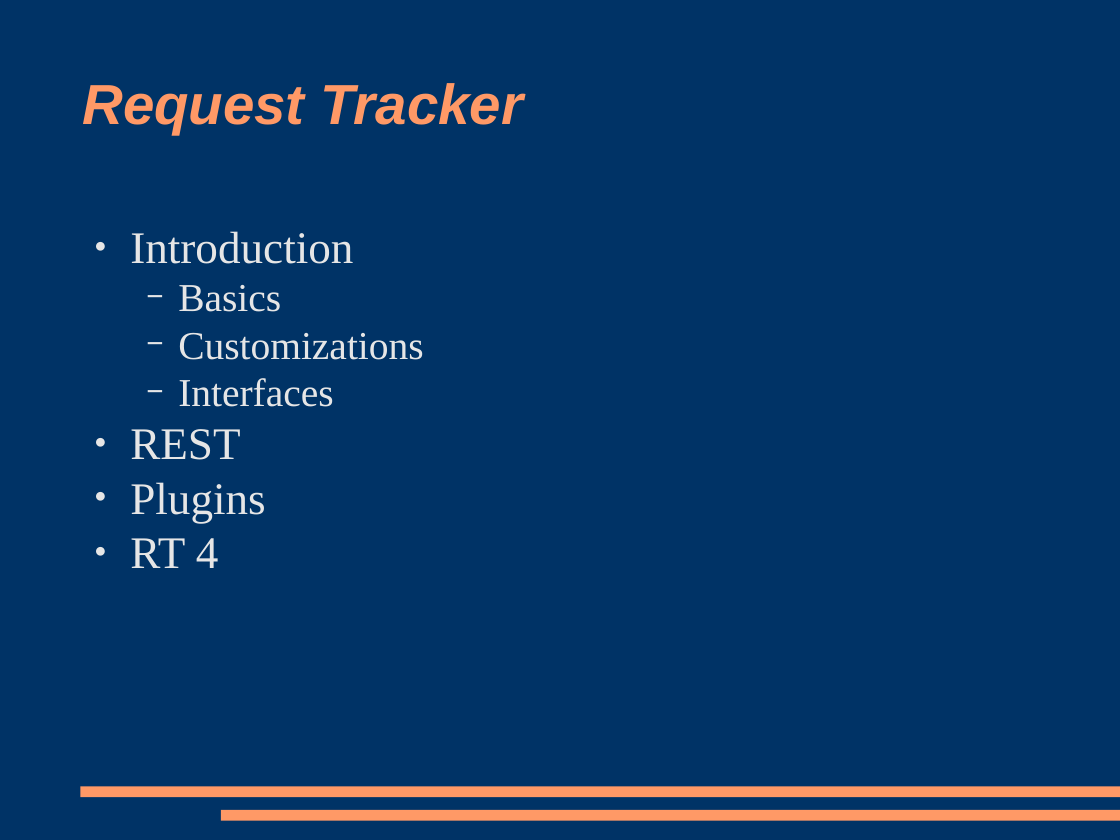
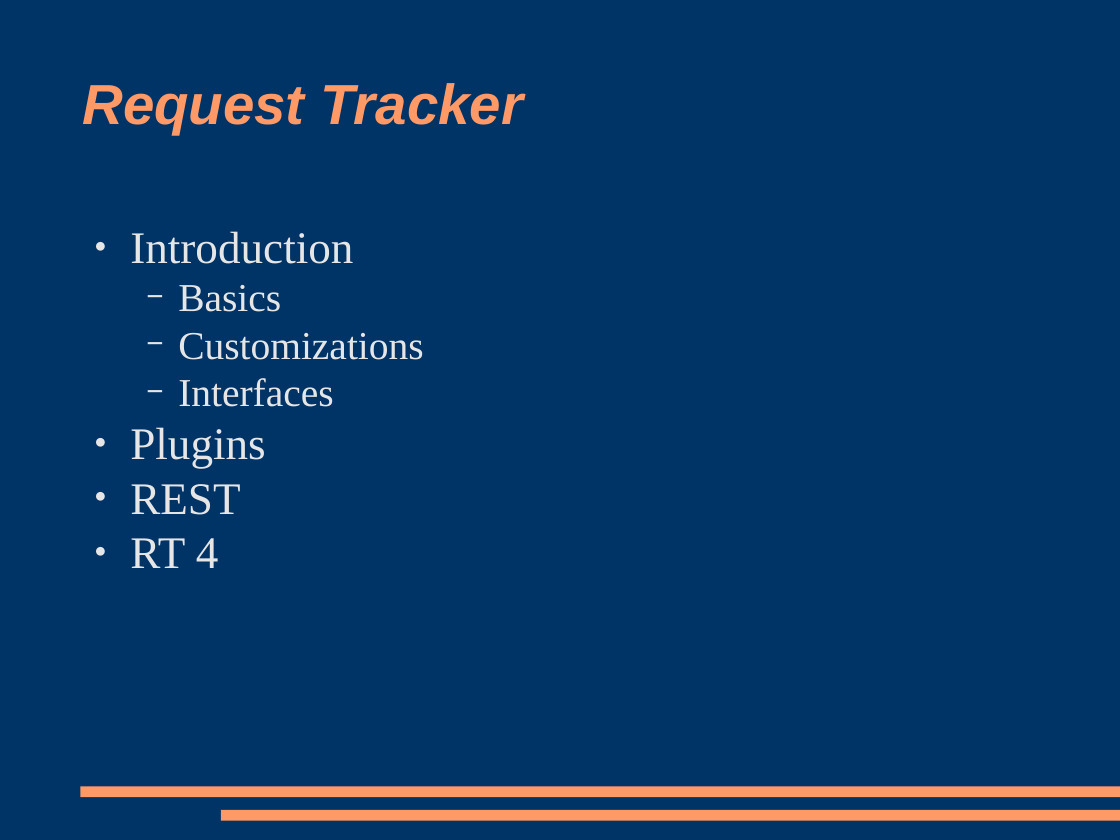
Before and after one commit to racke/Presentations, a slide deck: slide 3 of yapc2009/rt38.odp. Drawn at 1120x840 pixels with LibreOffice and Linux fonts; fonts in the diff are those of the drawing. Boxes give left, top, right and bottom in pixels: in the first picture for what was removed or moved away, otherwise in the second. Text is boxed around its words. In the diff, an @@ line names an element or a change of style, - is before the commit and + after.

```diff
--- a/yapc2009/rt38.odp
+++ b/yapc2009/rt38.odp
@@ text at [130,427,265,469]: paragraph added @@
+● Plugins
@@ text at [130,482,265,523]: paragraph removed @@
-● Plugins
```
Also in this commit, not shown: 6 other slides changed, 5 slides added.
